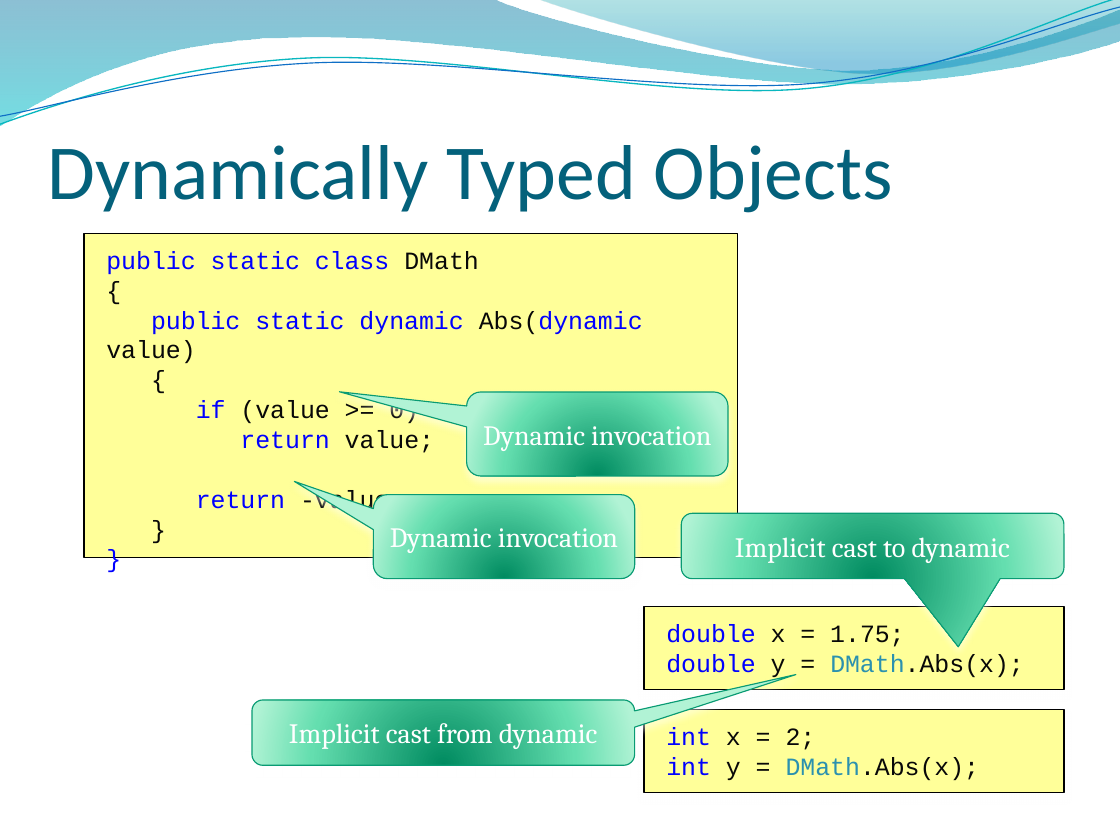
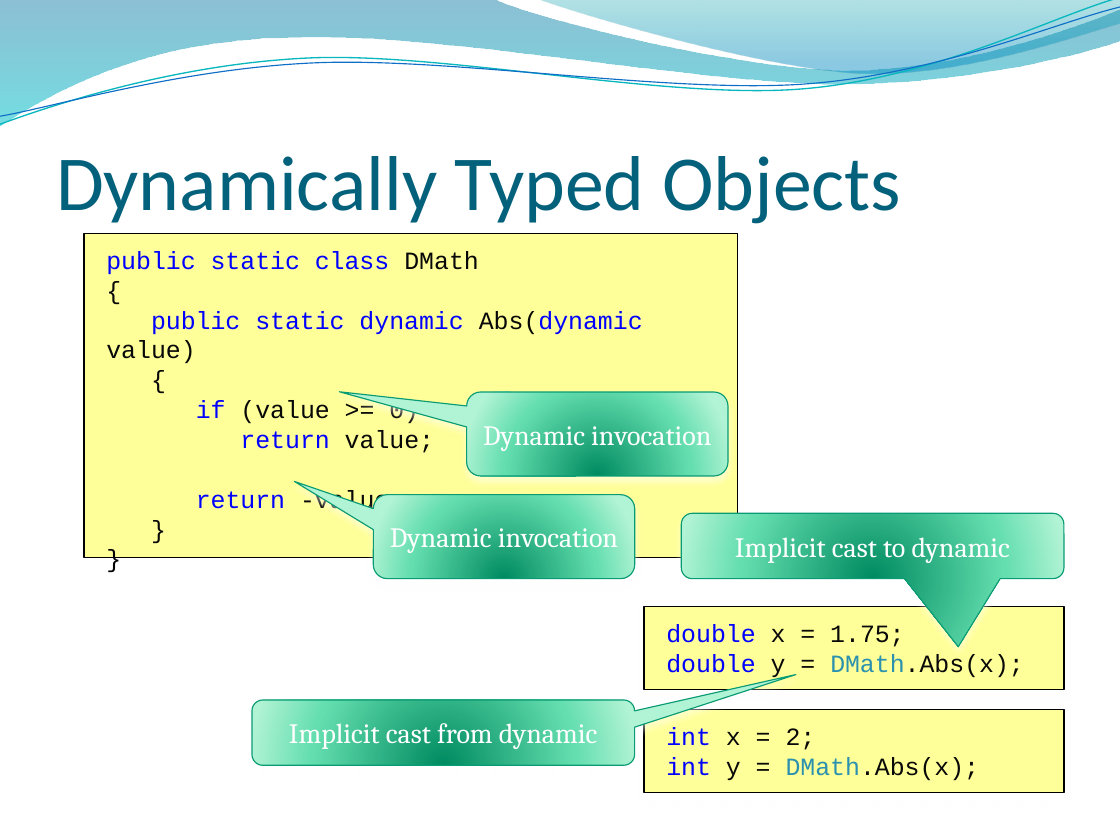
Before and after one commit to dahlbyk/Presentations, a slide deck: slide 12 of DLR/KDahlby.201006.KCDC.DLR.pptx. Drawn at 1120x840 pixels with LibreOffice and Linux fonts; fonts in the diff are those of the drawing; background and template pictures are left out. Boxes give left, top, right and bottom in pixels: in the first picture for what was removed or moved away, otherwise in the second. Text is boxed around its words. In the diff, an @@ line names an element or a change of style, - is before the commit and + after.

```diff
--- a/DLR/KDahlby.201006.KCDC.DLR.pptx
+++ b/DLR/KDahlby.201006.KCDC.DLR.pptx
@@ title "Dynamically Typed Objects": place and size @@
-title "Dynamically Typed Objects" at <box>47,145,893,213</box>
+title "Dynamically Typed Objects" at <box>56,156,901,224</box>
@@ title "Dynamically Typed Objects" at <box>56,156,901,224</box>: vertical alignment top to bottom @@
```
Also in this commit, not shown: 29 other slides changed, 1 slide added.
